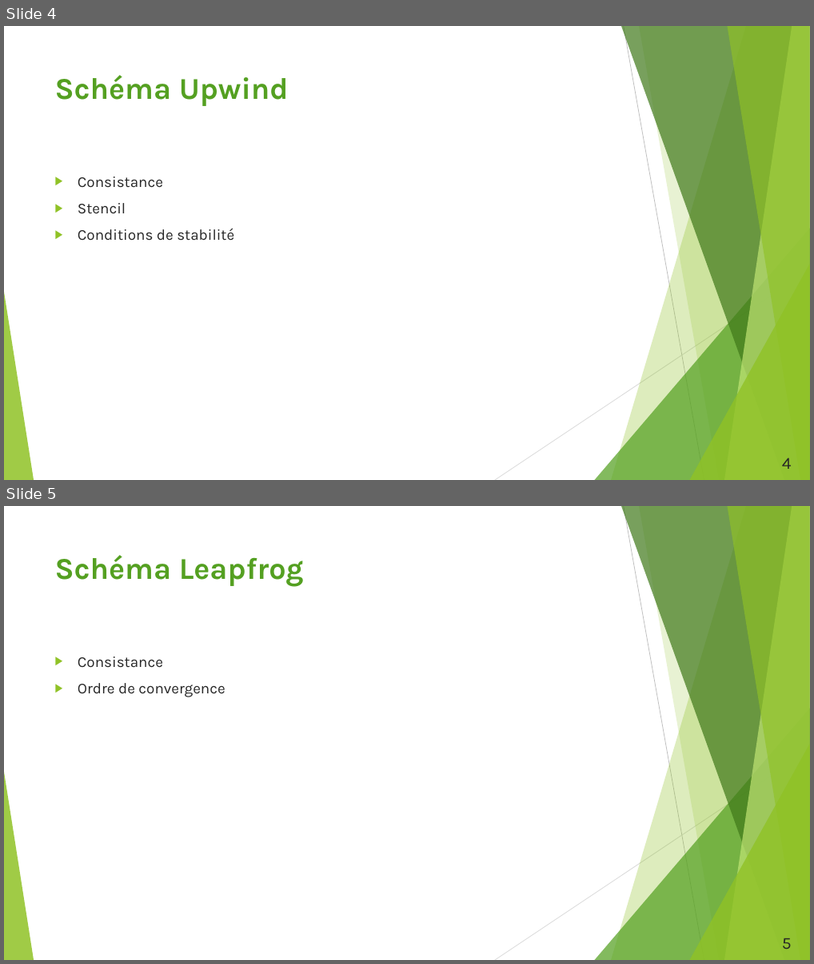
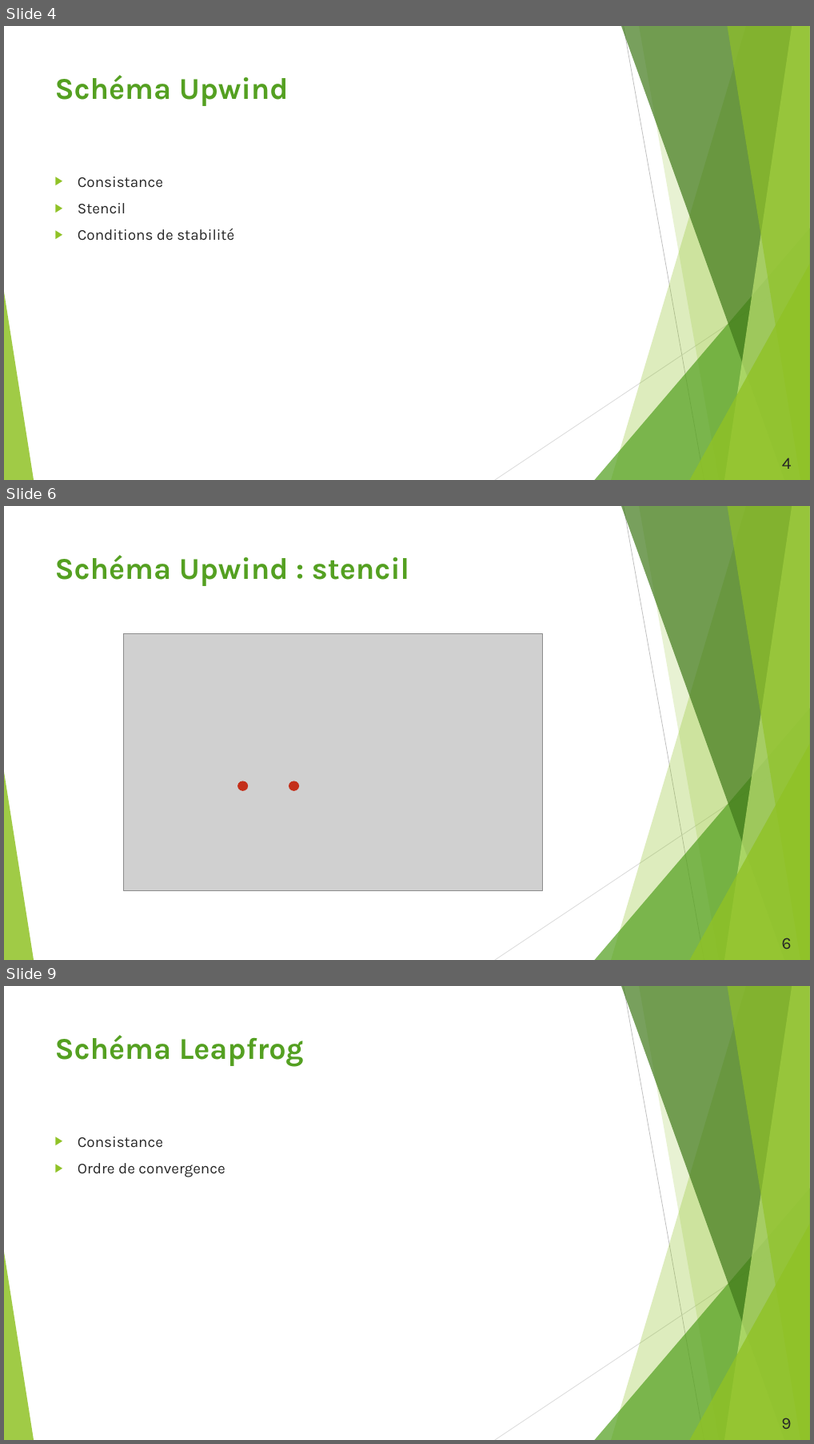
Before and after one commit to duynslaeger/projet_simulation_physique_Swift_Hohenberg, a slide deck: Présentation_LPHYS1303.pptx. Shown one above the other, each under a label of ours: slides 4 and 5 before the commit, slides 4, 6 and 9 after it; the slides between them are not shown. The pictures are 814x964 and 814x1444 pixels, drawn with LibreOffice and Linux fonts; fonts in the diff are those of the drawing; grey boxes stand for pictures. Boxes give left, top, right and bottom in pixels: in the first picture for what was removed or moved away, otherwise in the second. Text is boxed around its words. In the diff, an @@ line names an element or a change of style, - is before the commit and + after.

```diff
--- a/Présentation_LPHYS1303.pptx
+++ b/Présentation_LPHYS1303.pptx
@@ slide 6 added at bbox=[4, 506, 810, 960], background #FFFFFF; not listed: 10 template elements that a slide beside it also shows @@
@@ title added at bbox=[55, 555, 410, 586], 36 pt, text #54A021, bold @@
+Schéma Upwind : stencil
@@ picture added at bbox=[124, 634, 543, 890] @@
@@ ellipse added at bbox=[238, 781, 247, 790], fill #C42F1A, outline #C42F1A 1.5 pt @@
@@ ellipse added at bbox=[290, 781, 298, 790], fill #C42F1A, outline #C42F1A 1.5 pt @@
@@ page number added at bbox=[782, 937, 792, 948], 20 pt, text #262626 @@
+6
@@ what was slide 5 is now slide 9 @@
@@ page number at bbox=[782, 1417, 791, 1428]: text changed @@
-5
+9
```
Also in this commit, not shown: 3 other slides added.
